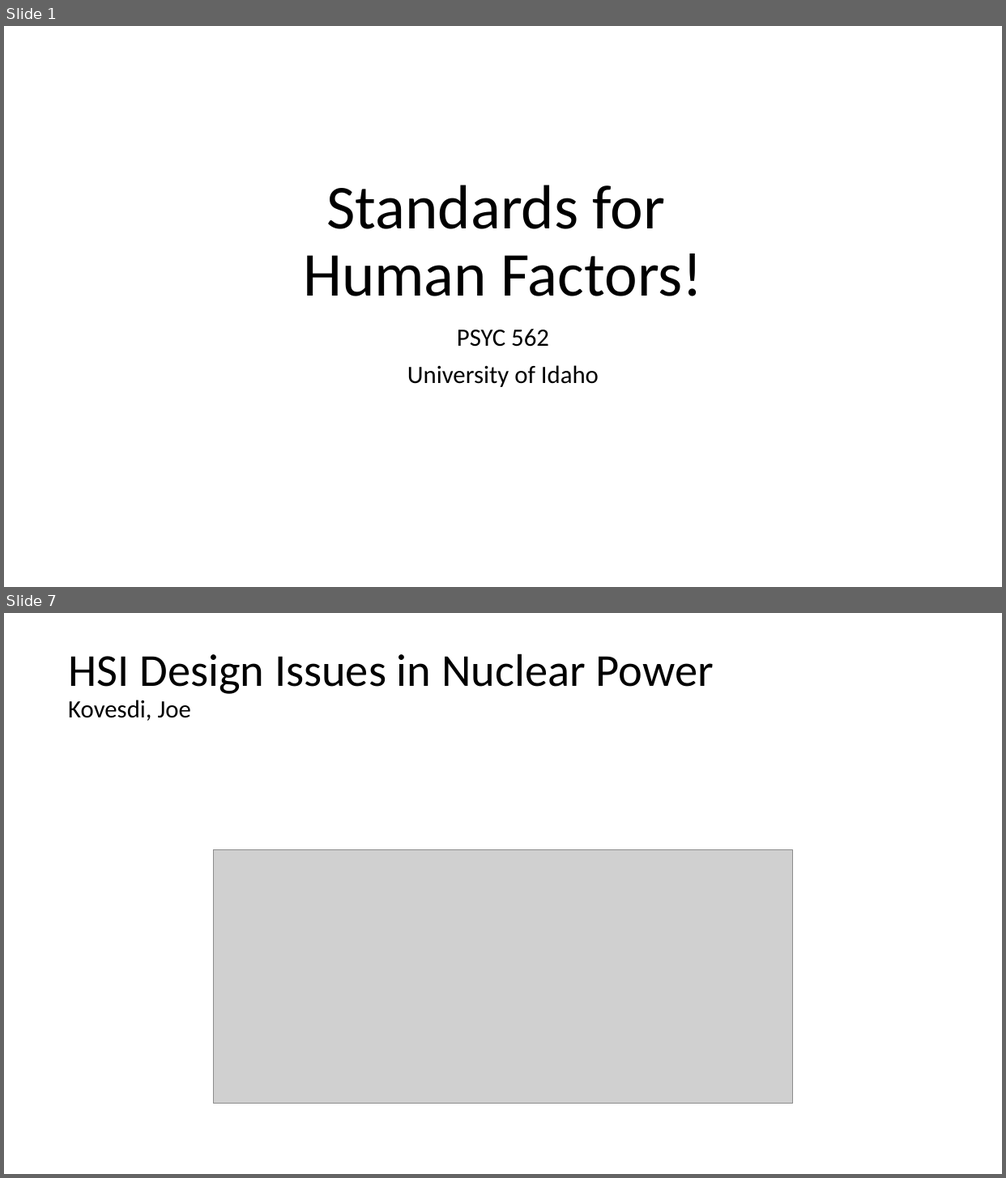
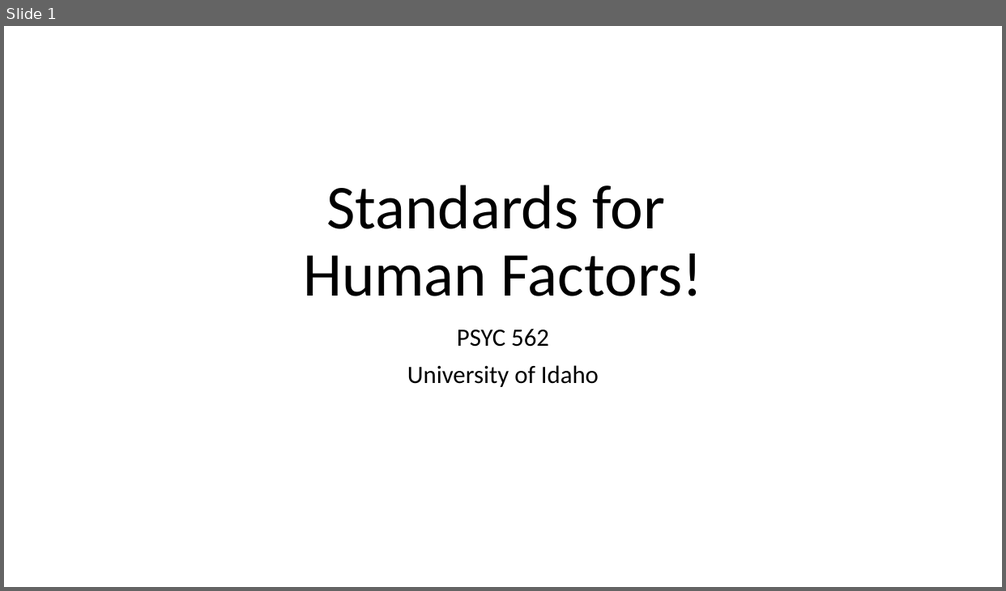
Before and after one commit to rogerlew/advanced-human-factors, a slide deck: readings/standards/Human Factors Standards.pptx. Shown one above the other, each under a label of ours: slides 1 and 7 before the commit, slide 1 after it; the slides between them are not shown. The pictures are 1006x1178 and 1006x591 pixels, drawn with LibreOffice and Linux fonts; fonts in the diff are those of the drawing; grey boxes stand for pictures. Boxes give left, top, right and bottom in pixels: in the first picture for what was removed or moved away, otherwise in the second. Text is boxed around its words. In the diff, an @@ line names an element or a change of style, - is before the commit and + after.

```diff
--- a/readings/standards/Human Factors Standards.pptx
+++ b/readings/standards/Human Factors Standards.pptx
@@ slide 7 removed at (4,613,1002,1174), background #FFFFFF @@
@@ title removed at (68,653,714,721) @@
-HSI Design Issues in Nuclear Power
-Kovesdi, Joe
@@ picture removed at (214,850,793,1104) @@
```
Also in this commit, not shown: 2 slides changed, 4 slides added, 6 other slides removed.
